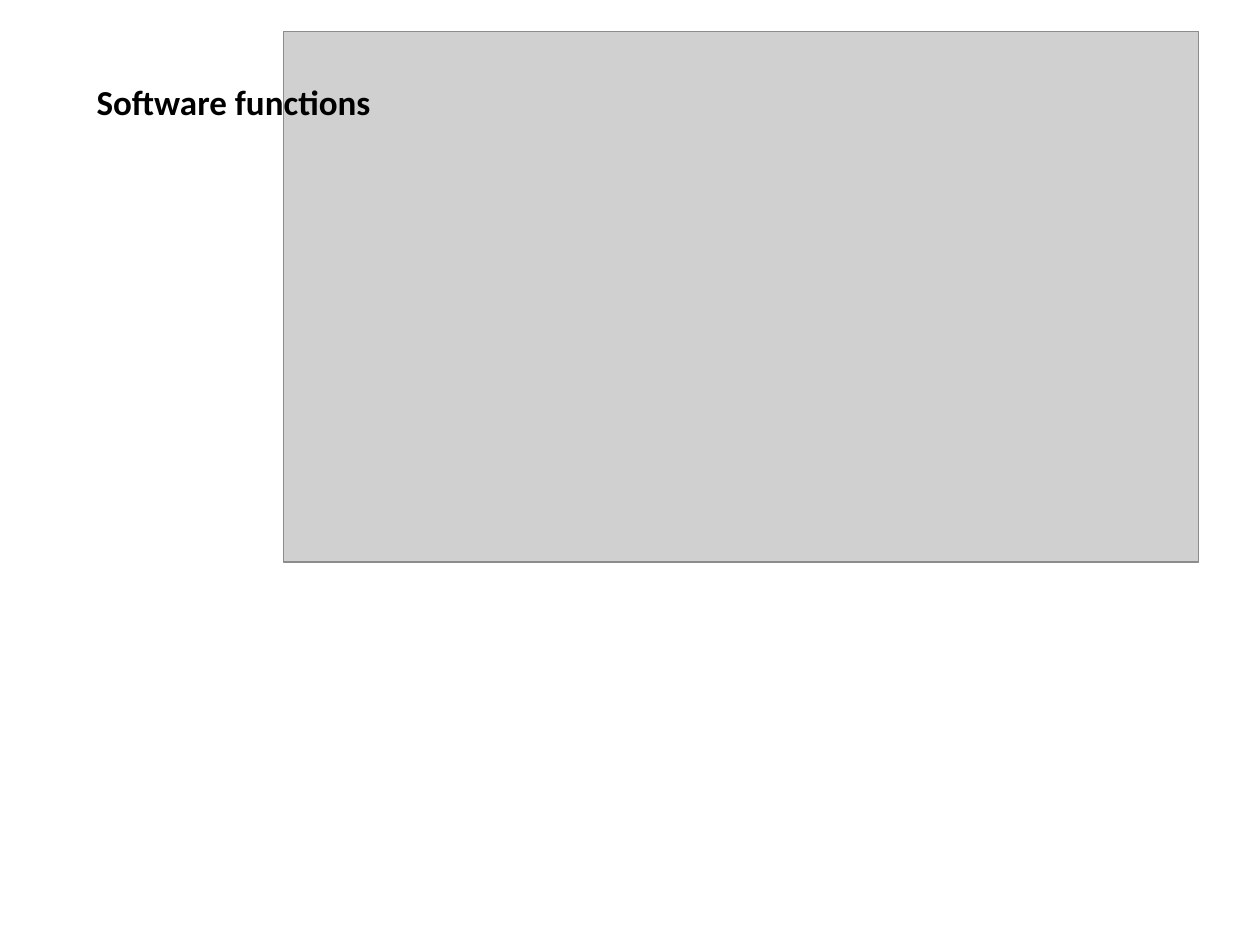
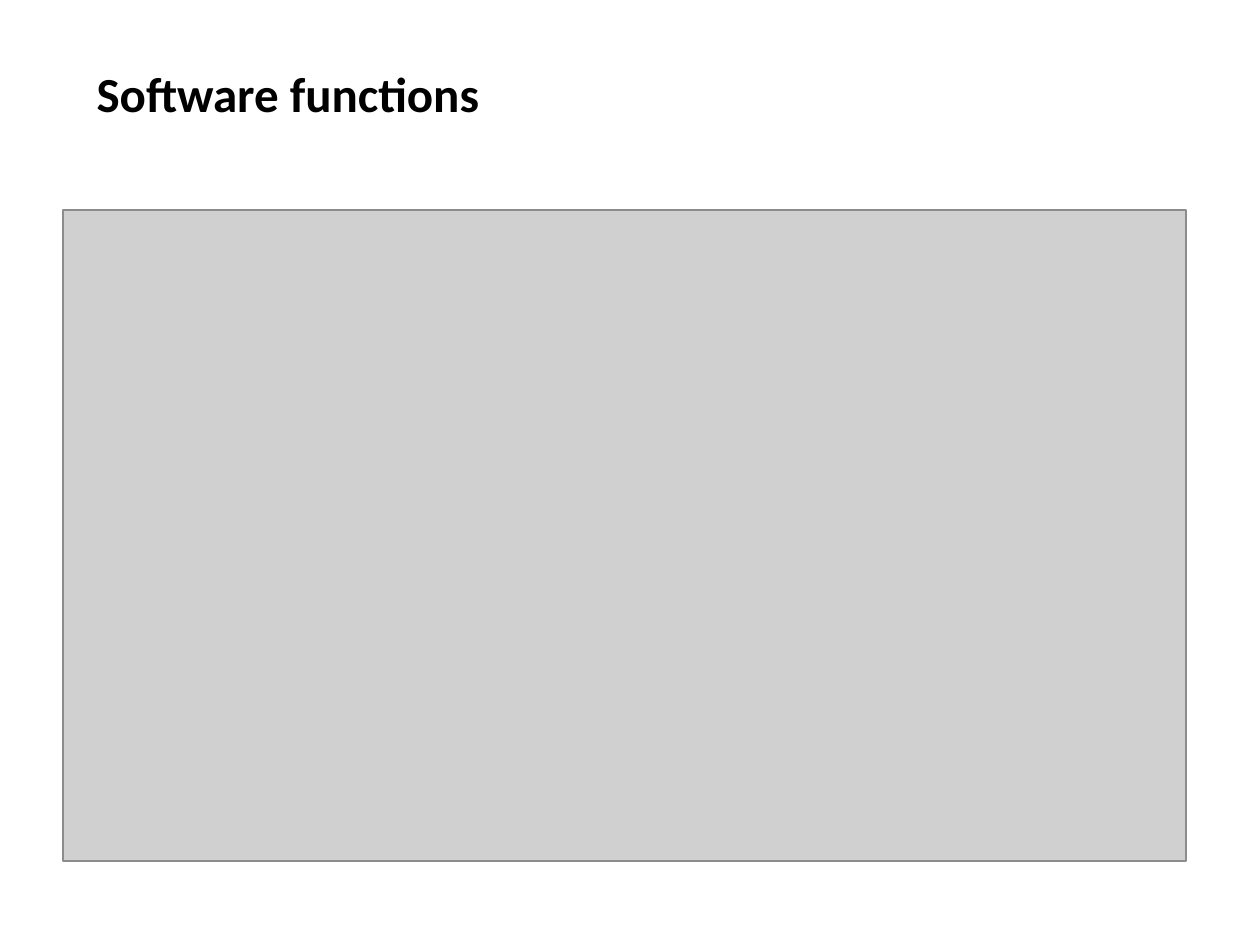
Before and after one commit to horsetailfiddlehead/ee478, a slide deck: slide 8 of Final Project/Documentation/Kaiba_Corp_Presentation.pptx (slide 10 before the commit). Drawn at 1260x945 pixels with LibreOffice and Linux fonts; fonts in the diff are those of the drawing; grey boxes stand for pictures. Boxes give left, top, right and bottom in pixels: in the first picture for what was removed or moved away, otherwise in the second. Text is boxed around its words. In the diff, an @@ line names an element or a change of style, - is before the commit and + after.

```diff
--- a/Final Project/Documentation/Kaiba_Corp_Presentation.pptx
+++ b/Final Project/Documentation/Kaiba_Corp_Presentation.pptx
@@ title "Software functions" at bbox=[97, 77, 479, 113]: size 20 to 28 pt @@
@@ picture: place and size @@
-picture at bbox=[284, 32, 1198, 562]
+picture at bbox=[63, 210, 1186, 862]
```
Also in this commit, not shown: 8 other slides changed, 2 slides removed.
